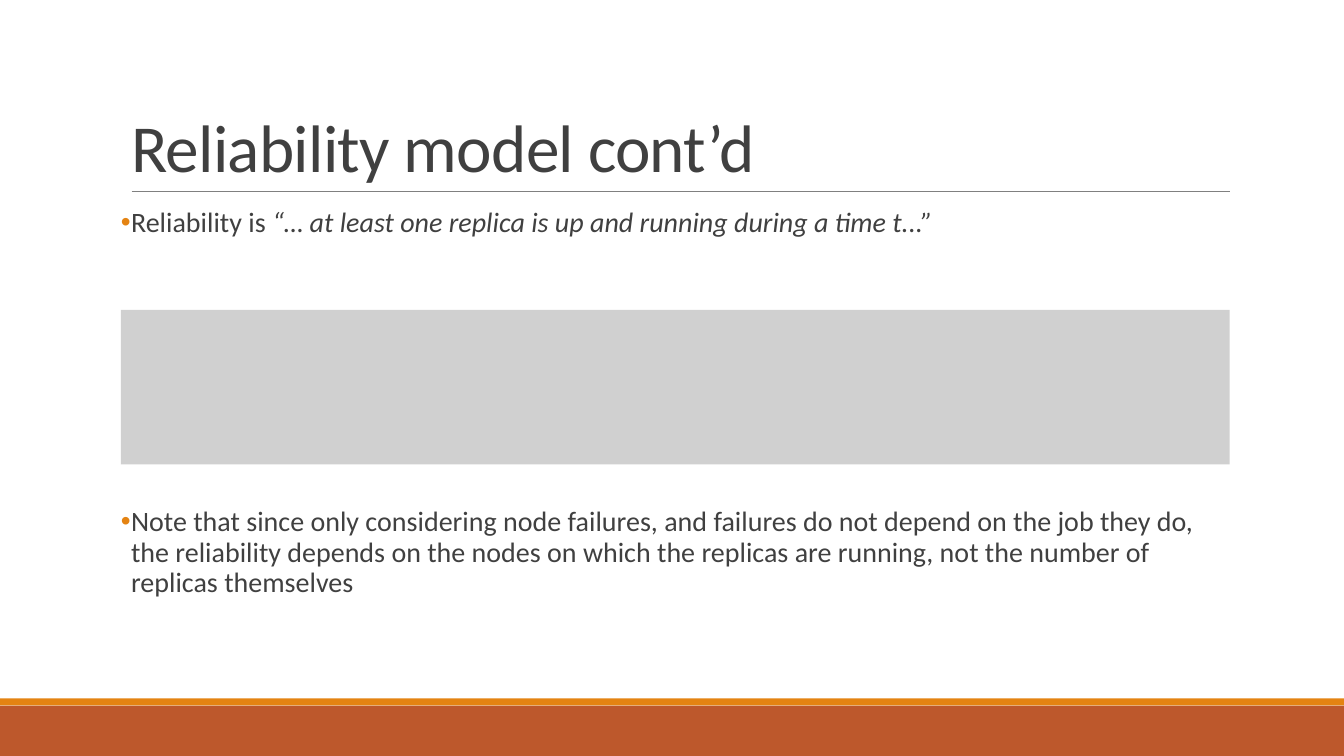
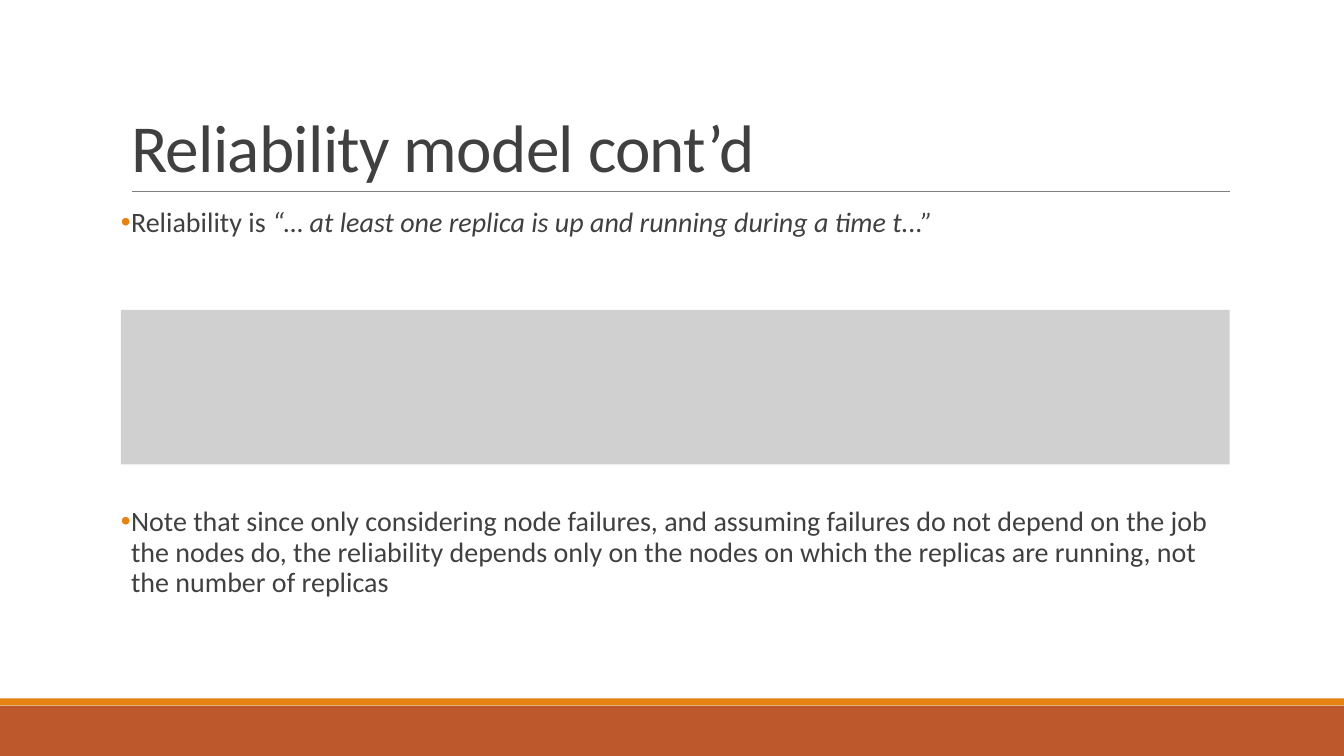
Before and after one commit to PStahl/master_thesis, a slide deck: slide 15 of presentation/presentation2.pptx. Drawn at 1344x756 pixels with LibreOffice and Linux fonts; fonts in the diff are those of the drawing; grey boxes stand for pictures. Boxes give left, top, right and bottom in pixels: in the first picture for what was removed or moved away, otherwise in the second. Text is boxed around its words. In the diff, an @@ line names an element or a change of style, - is before the commit and + after.

Commit message:
update presentation

```diff
--- a/presentation/presentation2.pptx
+++ b/presentation/presentation2.pptx
@@ text at [131, 511, 1207, 597]: text changed @@
-• Note that since only considering node failures, and failures do not depend on the job they do, the reliability depends on the nodes on which the replicas are running, not the number of replicas themselves
+• Note that since only considering node failures, and assuming failures do not depend on the job the nodes do, the reliability depends only on the nodes on which the replicas are running, not the number of replicas
```
Also in this commit, not shown: 3 other slides changed, 1 slide added.
